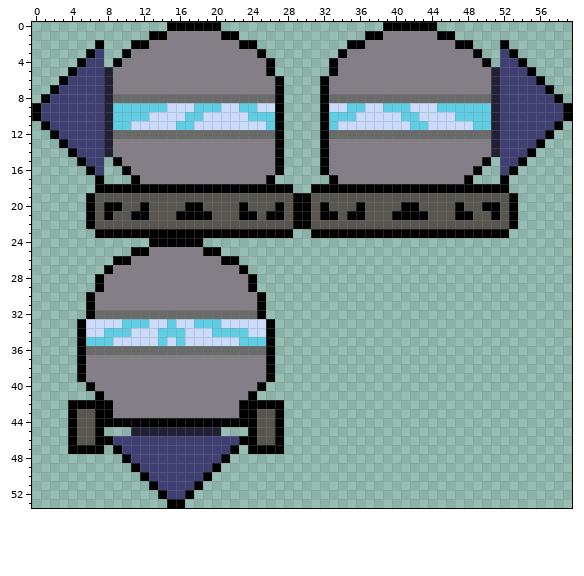
Two states of a pixel-art file, assets/aseprites/drill_unit.aseprite. Above: the version before the commit.
60x54 pixels, 1 frame.
Now the later version:
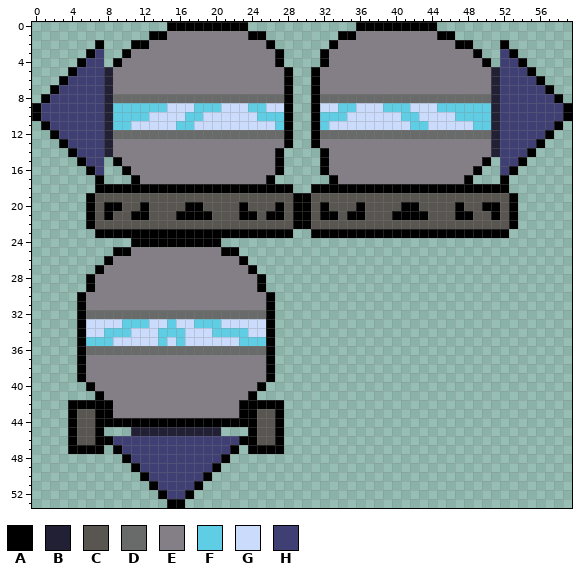
Palette (. is transparent): A #000000  B #222034  C #595652  D #696a6a  E #847e87  F #5fcde4  G #cbdbfc  H #3f3f74
Edits made:
The edit adds colour A in row 0 at x 21 to 23 and 36 to 38; in row 1 at x 24 to 25 and 34 to 35; in row 2 at x 26 and 33; in rows 3 to 4 at x 27 and 32; in rows 5 to 13 at x 28 and 31; in row 24 at x 11 to 12 and 19 to 20.
The edit adds colour A in row 25 at x 9 to 10 and 21 to 22; in row 26 at x 8 and 23; in row 27 at x 7 and 24; in rows 28 to 29 at x 6 and 25; in rows 30 to 32 at x 5 and 26.
Colour A gives way to colour D in row 8 at x 27 and 32; in row 12 at x 27 and 32; in row 32 at x 6 and 25.
The edit adds colour E in row 1 at x 23 and 36; in row 2 at x 25 and 34; in row 3 at x 26 and 33; in row 5 at x 27 and 32.
Colour A gives way to colour E in row 1 at x 21 to 22 and 37 to 38; in row 2 at x 23 to 24 and 35 to 36; in row 3 at x 25 and 34; in rows 4 to 5 at x 26 and 33; in rows 6 to 7 at x 27 and 32; in row 13 at x 27 and 32.
Colour A gives way to colour E in row 25 at x 11 to 12 and 19 to 20; in row 26 at x 9 to 10 and 21 to 22; in row 27 at x 8 and 23; in rows 28 to 29 at x 7 and 24; in rows 30 to 31 at x 6 and 25.
Colour A gives way to colour F in rows 10 to 11 at x 27 and 32.
Colour G gives way to colour F in row 9 at x 25 and 34.
Colour A gives way to colour G in row 9 at x 27 and 32.
Colour F gives way to colour G in row 9 at x 23 and 36; in row 10 at x 24 and 35; in row 11 at x 26 and 33.
Pixel boxes of the changes (left, top, right, bottom) in both pictures:
changed: (221, 22, 383, 148)
changed: (77, 238, 149, 319)
changed: (203, 238, 275, 319)
